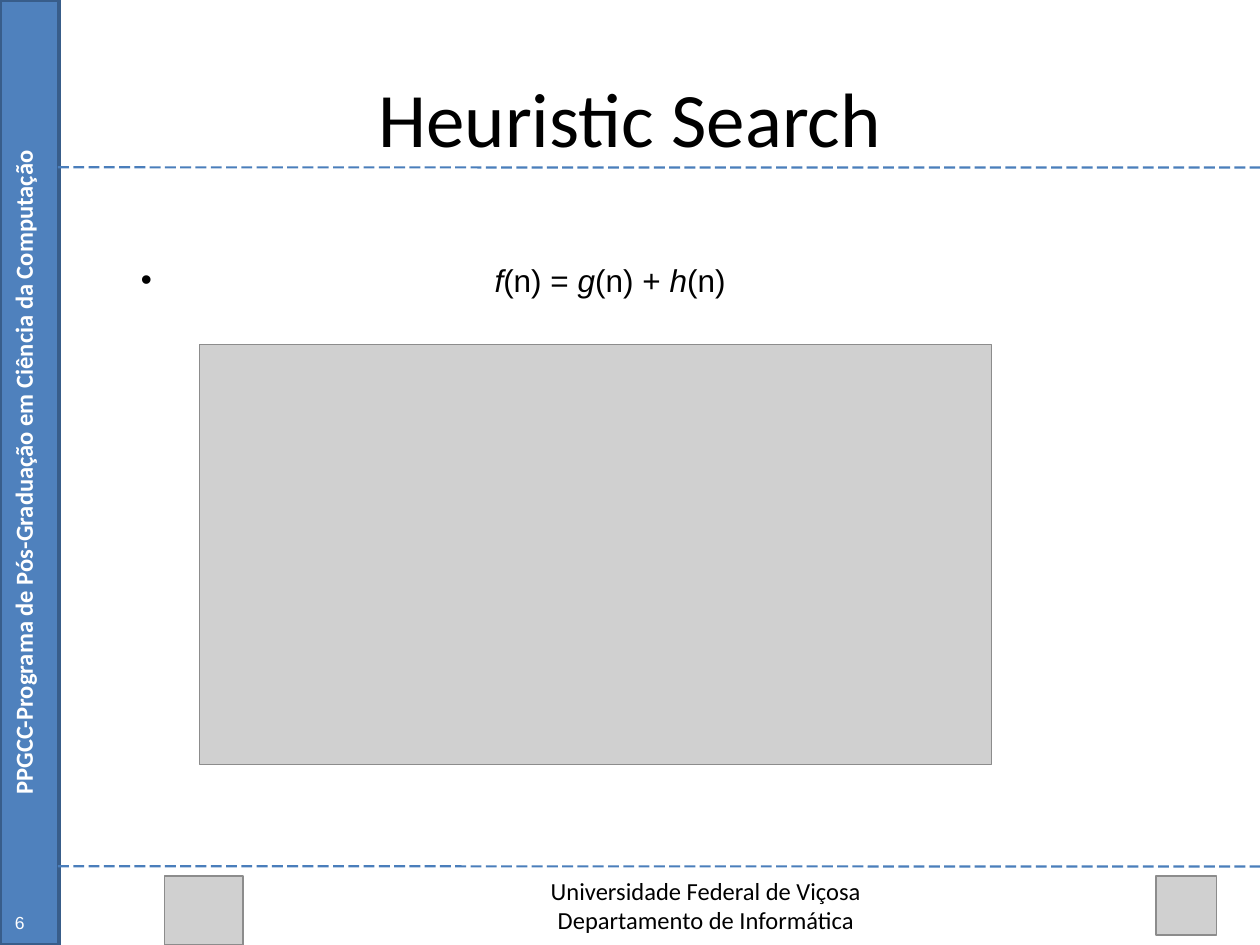
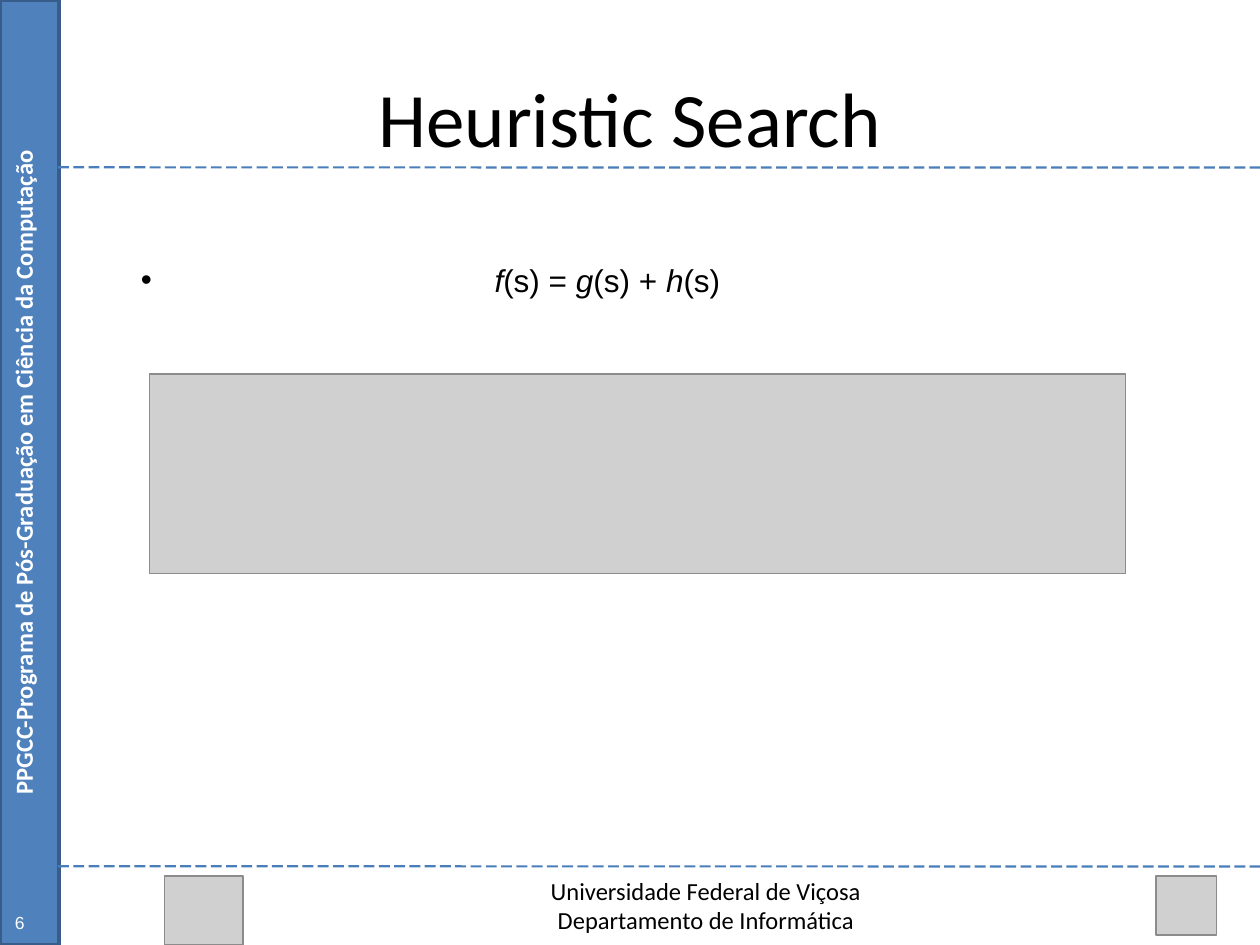
Before and after one commit to Marvinsky/research-marvin, a slide deck: slide 6 of latex/odp/dissertation_v1.odp. Drawn at 1260x945 pixels with LibreOffice and Linux fonts; fonts in the diff are those of the drawing; grey boxes stand for pictures. Boxes give left, top, right and bottom in pixels: in the first picture for what was removed or moved away, otherwise in the second. Text is boxed around its words. In the diff, an @@ line names an element or a change of style, - is before the commit and + after.

```diff
--- a/latex/odp/dissertation_v1.odp
+++ b/latex/odp/dissertation_v1.odp
@@ text at [495,269,720,298]: text changed @@
-• f(n) = g(n) + h(n)
+• f(s) = g(s) + h(s)
@@ picture: place and size @@
-picture at [200,345,993,765]
+picture at [150,374,1126,573]
```
Also in this commit, not shown: 5 other slides changed, 1 slide added, 5 other files.
